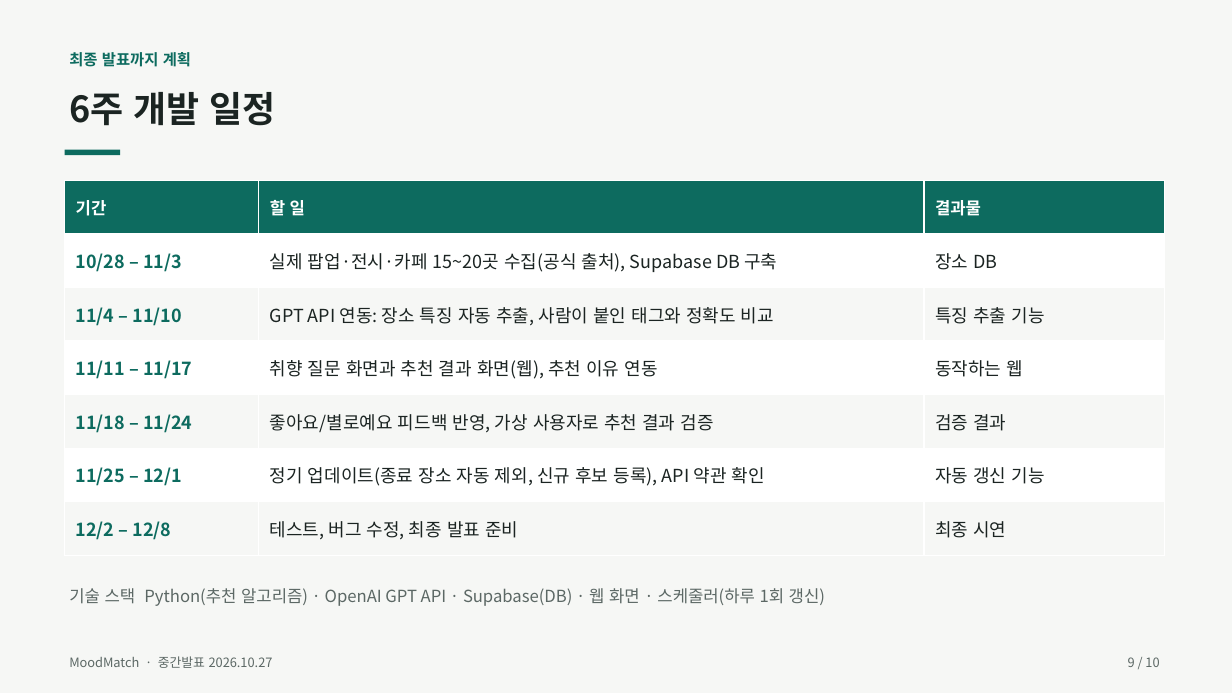
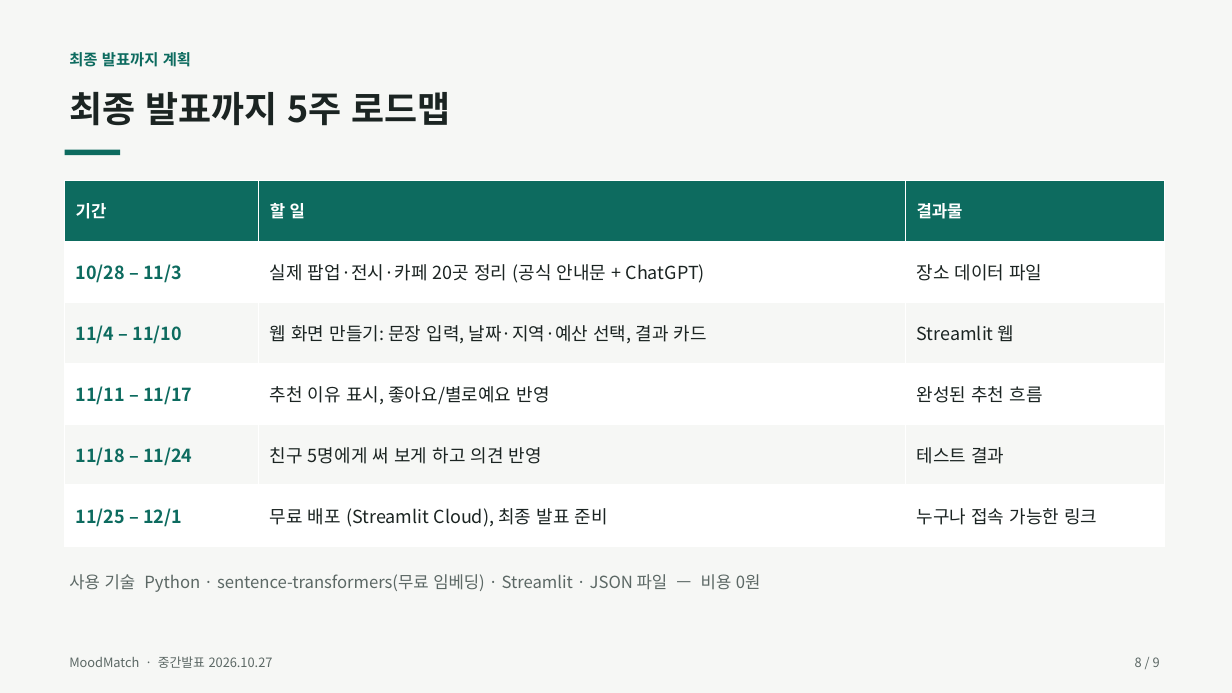
Before and after one commit to junwoo906/MoodMatch, a slide deck: slide 8 of docs/MoodMatch_중간발표.pptx (slide 9 before the commit). Drawn at 1232x693 pixels with LibreOffice and Linux fonts; fonts in the diff are those of the drawing. Boxes give left, top, right and bottom in pixels: in the first picture for what was removed or moved away, otherwise in the second. Text is boxed around its words. In the diff, an @@ line names an element or a change of style, - is before the commit and + after.

```diff
--- a/docs/MoodMatch_중간발표.pptx
+++ b/docs/MoodMatch_중간발표.pptx
@@ text at [69,92,451,126]: text changed @@
-6주 개발 일정
+최종 발표까지 5주 로드맵
@@ table at [65,180,1165,546] @@
-row 2: 10/28 – 11/3 | 실제 팝업·전시·카페 15~20곳 수집(공식 출처), Supabase DB 구축 | 장소 DB
-row 3: 11/4 – 11/10 | GPT API 연동: 장소 특징 자동 추출, 사람이 붙인 태그와 정확도 비교 | 특징 추출 기능
-row 4: 11/11 – 11/17 | 취향 질문 화면과 추천 결과 화면(웹), 추천 이유 연동 | 동작하는 웹
-row 5: 11/18 – 11/24 | 좋아요/별로예요 피드백 반영, 가상 사용자로 추천 결과 검증 | 검증 결과
-row 6: 11/25 – 12/1 | 정기 업데이트(종료 장소 자동 제외, 신규 후보 등록), API 약관 확인 | 자동 갱신 기능
-row 7: 12/2 – 12/8 | 테스트, 버그 수정, 최종 발표 준비 | 최종 시연
+row 2: 10/28 – 11/3 | 실제 팝업·전시·카페 20곳 정리 (공식 안내문 + ChatGPT) | 장소 데이터 파일
+row 3: 11/4 – 11/10 | 웹 화면 만들기: 문장 입력, 날짜·지역·예산 선택, 결과 카드 | Streamlit 웹
+row 4: 11/11 – 11/17 | 추천 이유 표시, 좋아요/별로예요 반영 | 완성된 추천 흐름
+row 5: 11/18 – 11/24 | 친구 5명에게 써 보게 하고 의견 반영 | 테스트 결과
+row 6: 11/25 – 12/1 | 무료 배포 (Streamlit Cloud), 최종 발표 준비 | 누구나 접속 가능한 링크
@@ text at [69,574,761,592]: text changed @@
-기술 스택 Python(추천 알고리즘) · OpenAI GPT API · Supabase(DB) · 웹 화면 · 스케줄러(하루 1회 갱신)
+사용 기술 Python · sentence-transformers(무료 임베딩) · Streamlit · JSON 파일 — 비용 0원
@@ text at [1135,657,1160,667]: text changed @@
-9 / 10
+8 / 9
```
Also in this commit, not shown: 6 other slides changed, 2 slides added, 3 slides removed, 4 other files.
